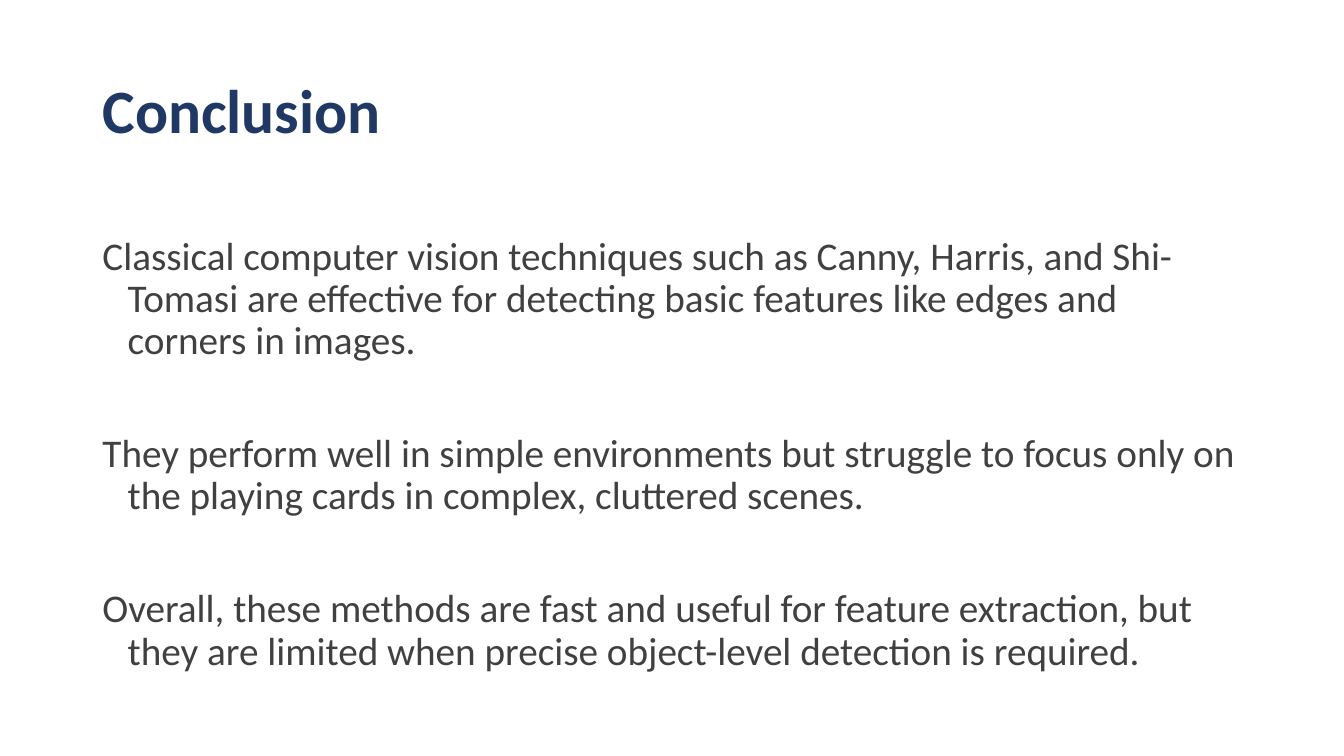
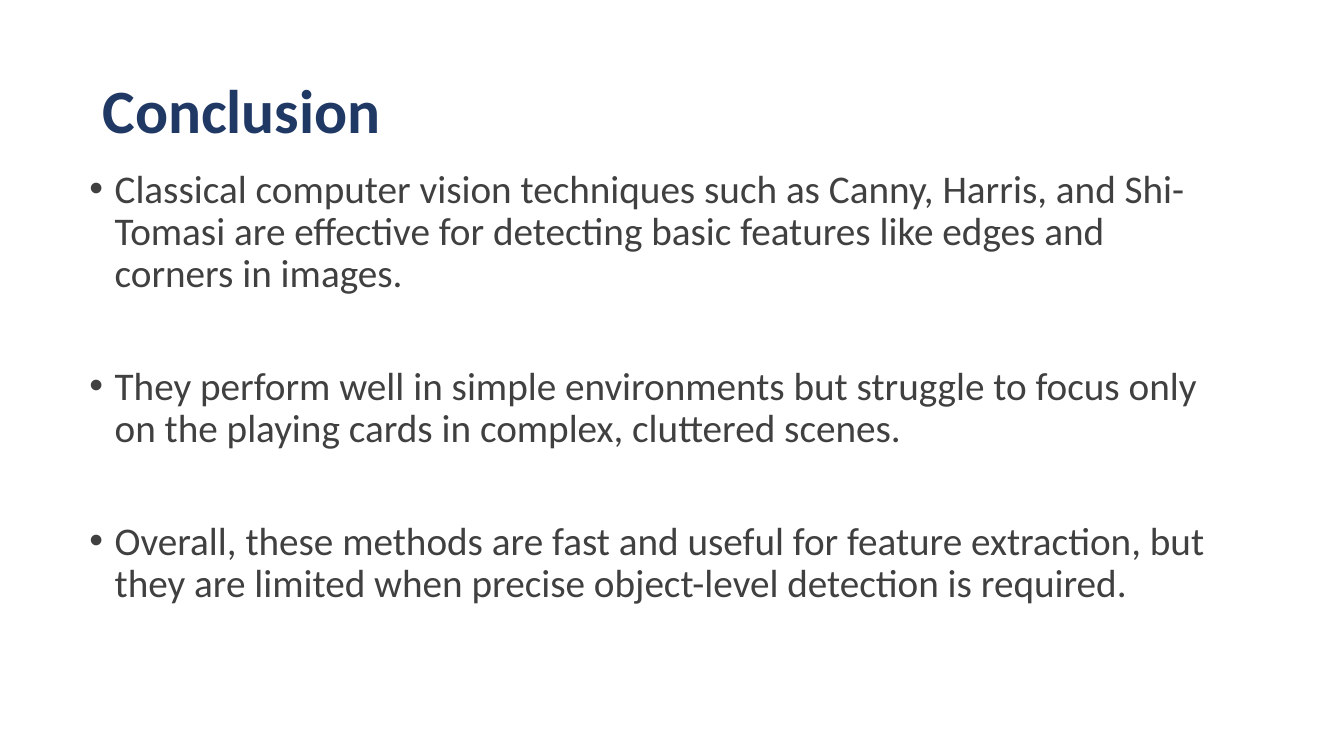
Before and after one commit to Swapnika29/playing-card-boundary-detection, a slide deck: slide 11 of Presentation Slides.pptx. Drawn at 1344x756 pixels with LibreOffice and Linux fonts; fonts in the diff are those of the drawing. Boxes give left, top, right and bottom in pixels: in the first picture for what was removed or moved away, otherwise in the second. Text is boxed around its words. In the diff, an @@ line names an element or a change of style, - is before the commit and + after.

Commit message:
Changed Presentation slides

```diff
--- a/Presentation Slides.pptx
+++ b/Presentation Slides.pptx
@@ text "Classical computer vision techniques such ...": place and size @@
-text "Classical computer vision techniques such ..." at (102, 242, 1234, 672)
+text "Classical computer vision techniques such ..." at (115, 175, 1204, 604)
@@ text "Classical computer vision techniques such ..." at (115, 175, 1204, 604): bullet none to • @@
```
Also in this commit, not shown: 5 other slides changed.
